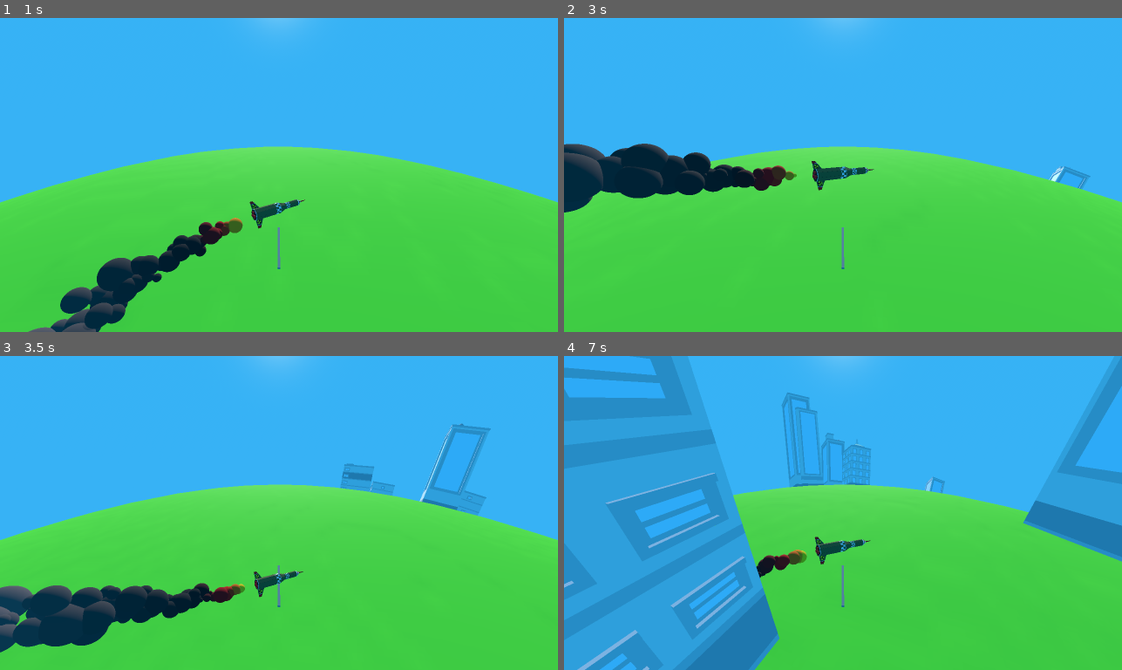
Above: before the commit, frames 1-4 (two rows, left to right).
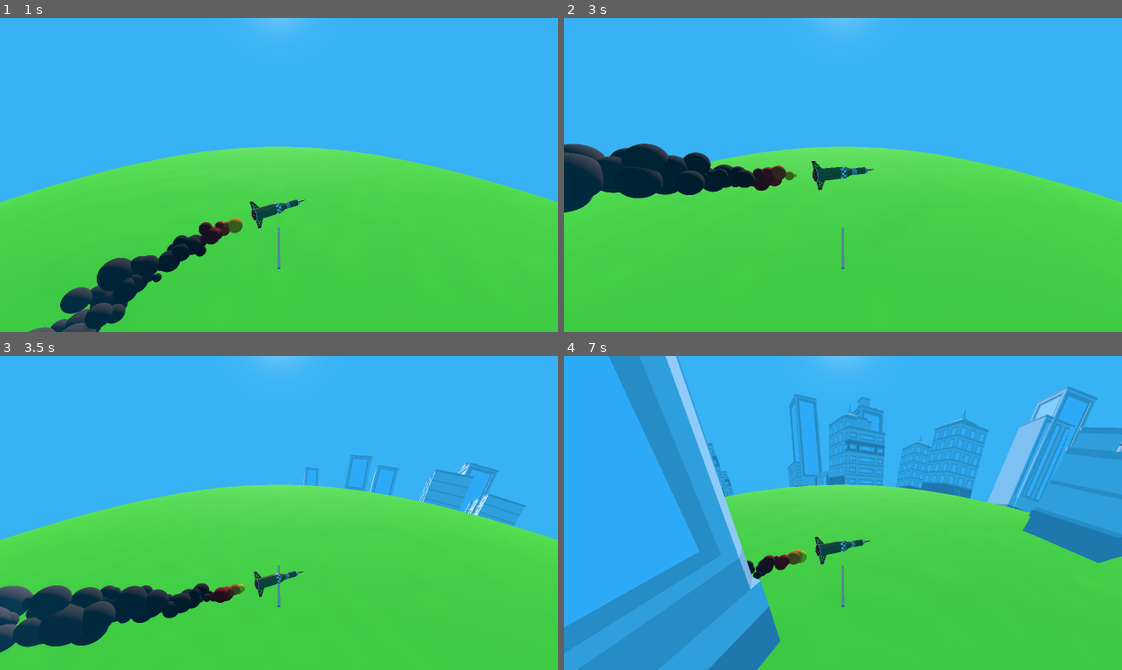
Above: after the commit, the same moments.

Repository: JacobCormier/I-cant-blow-up-mankind
Game: Godot game, scene res://scenes/Level1.tscn
Same seed, same stepped clock (60 frames per second), same inputs: the game is played once before the commit and once after it. Sound files missing from this copy of the repository are replaced by a short silence.
Inputs:
- Up to frame 1 (1 s): tap Enter at 0.5 s; hold Right (ui_right) from 0.53 s (still down); tap Space (ui_select) at 0.77 s
- Up to frame 2 (3 s): release Right (ui_right) at 1.28 s; hold Left (ui_left) 1.28-2.03 s; tap Space (ui_select) at 1.52 s; hold Right (ui_right) from 2.03 s (still down)
- Up to frame 3 (3.5 s): keep holding Right (ui_right); tap Space (ui_select) at 3.02 s
- Up to frame 4 (7 s): release Right (ui_right) at 3.53 s; hold Left (ui_left) 3.53-5.78 s; tap Space (ui_select) at 3.77, 4.52, 6.02, 6.77 s; hold Right (ui_right) from 5.78 s (still down)

Frame 1 is identical in both runs. In frame 2, 0.2% of the frame differs, in the area x 19-95%, y 47-97%; in frame 3, 2.4%; in frame 4, 26%, in the area x 0-100%, y 0-100%.

Commit message:
Added new building function to reset the mesh

Diff:
--- a/scenes/dev/building_controller.gd
+++ b/scenes/dev/building_controller.gd
@@ -1,11 +1,25 @@
 extends Node3D
+
+var building
+var mesh
 
 # Called when the node enters the scene tree for the first time.
 func _ready() -> void:
-	var building = Globals.ALL_BUILDINGS[randf_range(0, Globals.ALL_BUILDINGS.size())].instantiate()
-	building.scale = Vector3(25,25,25)
-	add_child(building)
+	new_building()
 
 # Called every frame. 'delta' is the elapsed time since the previous frame.
 func _process(delta: float) -> void:
 	pass
+
+func new_building(index = -1):
+	if not building == null:
+		remove_child(building)
+
+	var building_index = index
+	if building_index == -1:
+		building_index = randf_range(0, Globals.ALL_BUILDINGS.size())
+
+	building = Globals.ALL_BUILDINGS[building_index].instantiate()
+	building.scale = Vector3(25,25,25)
+	building.position = Vector3(building.position.x,building.position.y-2.5,building.position.z)
+	add_child(building)
--- a/scripts/level_managing/globe_manager.gd
+++ b/scripts/level_managing/globe_manager.gd
@@ -18,7 +18,7 @@
 var direction: PlayerController.TurnDirection
 
 func _ready():
-	for x in range(0, 50):
+	for x in range(0, 150):
 		create_block_at_random_point()
 
 func _process(delta: float) -> void:
